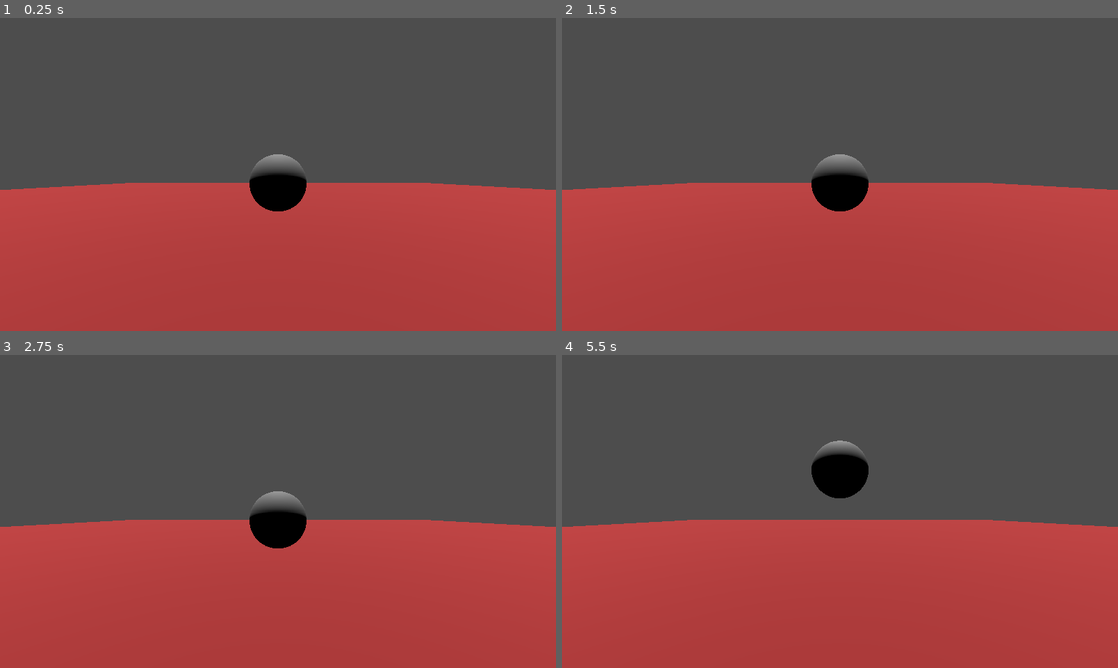
Above: before the commit, frames 1-4 (two rows, left to right).
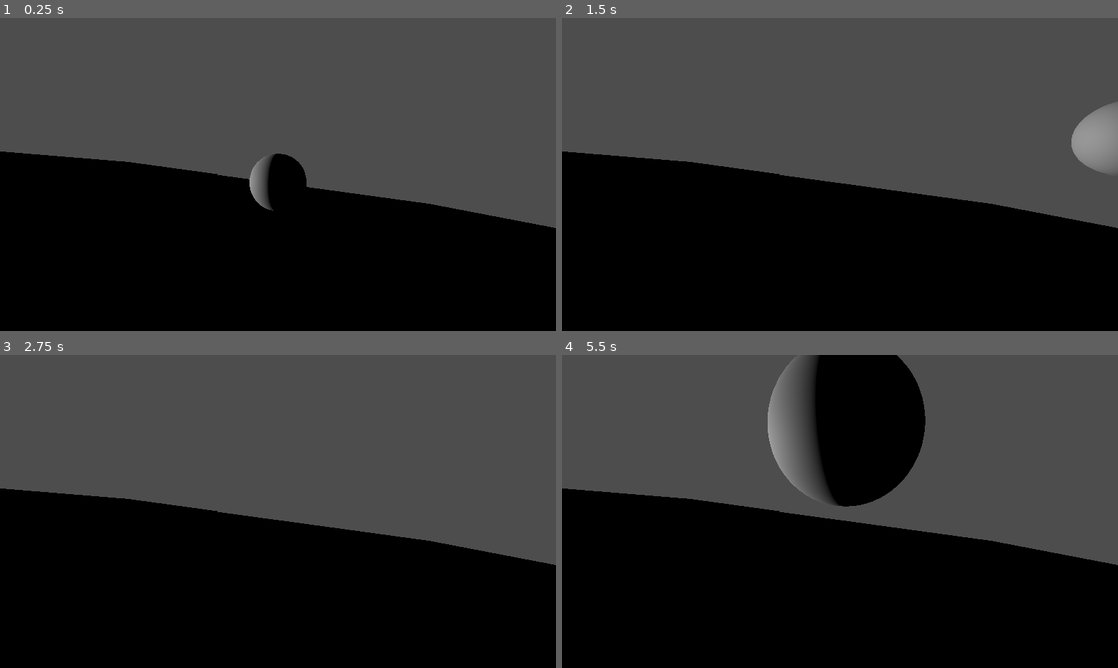
Above: after the commit, the same moments.

Repository: boredchef/bounce-back
Game: Godot game, scene res://Function Scenes (Menu, UI, etc)/sandbox.tscn
The game is run twice, just before and just after one commit, with the same random seed, the same clock (stepped at 60 frames per second) and the same inputs. This scene is started directly instead of the project's main scene.
Inputs:
- Up to frame 1 (0.25 s): no input
- Up to frame 2 (1.5 s): tap Enter (ui_accept) at 0.5, 0.6 s; hold D (Right) 0.53-1.28 s; tap Space (Jump) at 0.77, 0.8, 1.07, 1.35 s; hold S (Down) from 1.28 s (still down)
- Up to frame 3 (2.75 s): tap Space (Jump) at 1.52, 1.82, 2.3 s; tap Enter (ui_accept) at 1.55, 2.1 s; release S (Down) at 2.03 s; hold D (Right) from 2.03 s (still down)
- Up to frame 4 (5.5 s): tap Enter (ui_accept) at 2.75, 2.85, 4.35, 5.1 s; release D (Right) at 2.78 s; hold W (Up) 2.78-3.53 s; tap Space (Jump) at 3.02, 3.32, 3.6, 3.77, 4.07, 4.52, 4.82, 5.3 s; hold A (Left) 3.53-5.03 s; hold S (Down) from 5.03 s (still down)

The runs differ from the first frame. In frame 1, 50% of the frame differs, in the area x 0-100%, y 42-100%; in frame 2, 51%; in frame 3, 50%; in frame 4, 59%, in the area x 0-100%, y 0-100%.

Commit message:
add inputs

Diff:
--- a/bounce-back/Elements/Player/character_body_3d.gd
+++ b/bounce-back/Elements/Player/character_body_3d.gd
@@ -12,12 +12,12 @@
 		velocity += get_gravity() * delta
 
 	# Handle jump.
-	if Input.is_action_just_pressed("ui_accept") and is_on_floor():
+	if Input.is_action_just_pressed("Jump") and is_on_floor():
 		velocity.y = JUMP_VELOCITY
 
 	# Get the input direction and handle the movement/deceleration.
 	# As good practice, you should replace UI actions with custom gameplay actions.
-	var input_dir := Input.get_vector("ui_left", "ui_right", "ui_up", "ui_down")
+	var input_dir := Input.get_vector("Left", "Right", "Up", "Down")
 	var direction := (transform.basis * Vector3(input_dir.x, 0, input_dir.y)).normalized()
 	if direction:
 		velocity.x = direction.x * SPEED
--- a/bounce-back/Function Scenes (Menu, UI, etc)/sandbox.tscn
+++ b/bounce-back/Function Scenes (Menu, UI, etc)/sandbox.tscn
@@ -14,10 +14,10 @@
 [node name="Player" parent="." unique_id=526610686 instance=ExtResource("1_61gm5")]
 
 [node name="CSGBox3D" type="CSGBox3D" parent="." unique_id=257744308]
-transform = Transform3D(1, 0, 0, 0, 1, 0, 0, 0, 1, 2.9802322e-08, -1.1464591, 0.060338378)
+transform = Transform3D(0.99073887, 0.13578124, 0, -0.13578124, 0.99073887, 0, 0, 0, 1, 2.9802322e-08, -1.1464591, 0.060338378)
 use_collision = true
 size = Vector3(23.62207, 1, 24.44336)
 material = SubResource("StandardMaterial3D_mlyqq")
 
 [node name="DirectionalLight3D" type="DirectionalLight3D" parent="." unique_id=33184743]
-transform = Transform3D(1, 0, 0, 0, -0.28388682, 0.9588578, 0, -0.9588578, -0.28388682, 0, 2.7218313, 0)
+transform = Transform3D(0.025880503, 0.28379172, -0.95853657, 0.999665, -0.0073471335, 0.024815721, 0, -0.9588578, -0.28388682, 0.5206518, 0.464283, -8.886684)
